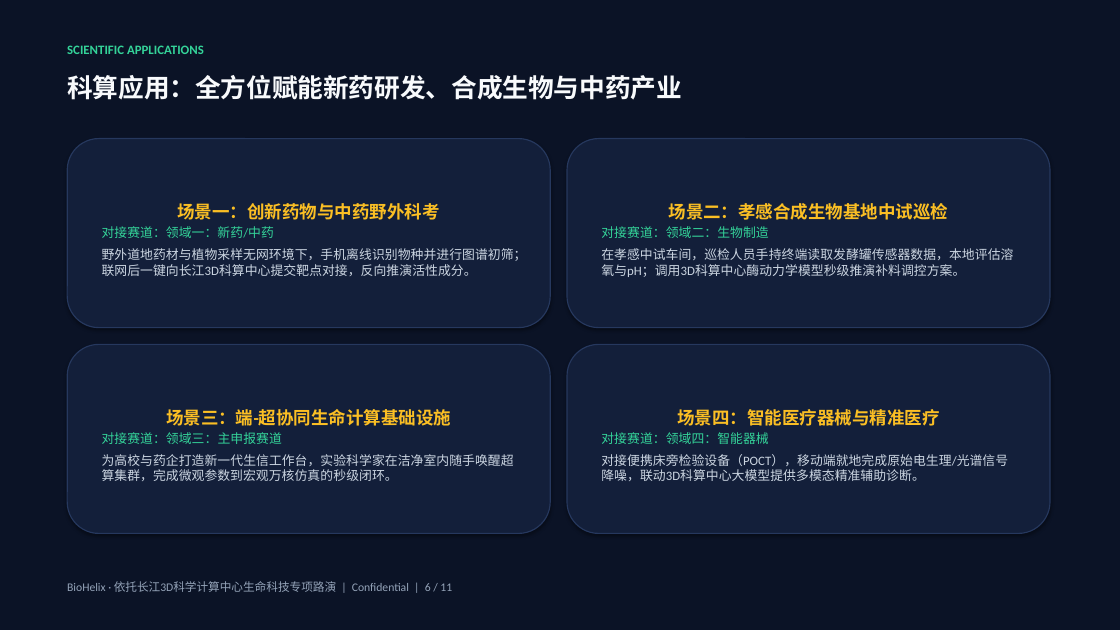
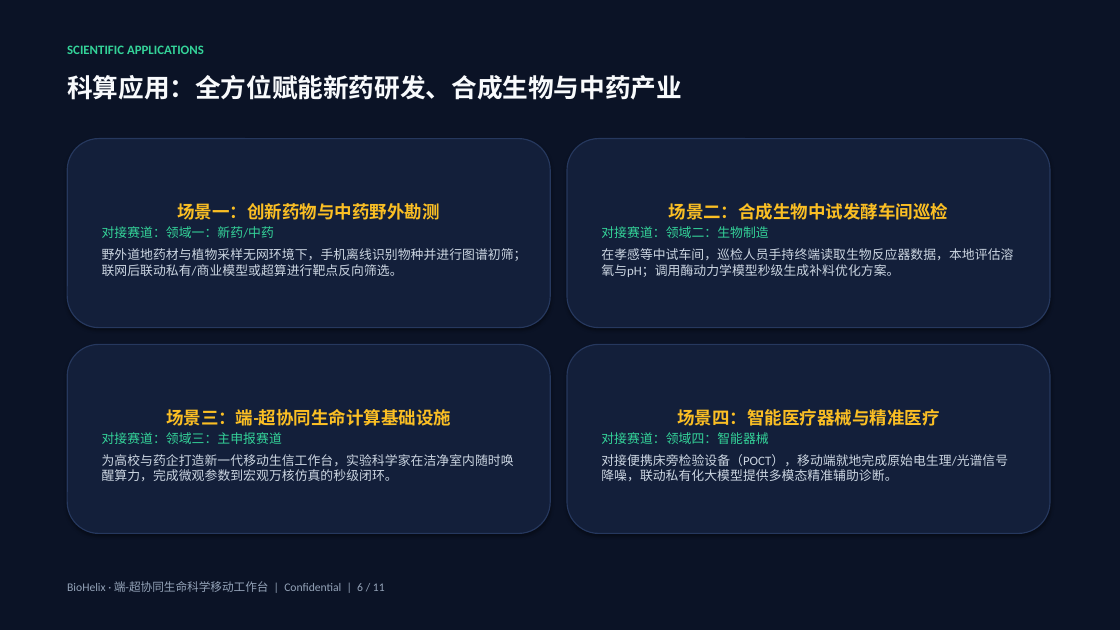
Before and after one commit to dollarser/helix-agent, a slide deck: slide 6 of docs/product/BioHelix_商业计划书_路演版.pptx. Drawn at 1120x630 pixels with LibreOffice and Linux fonts; fonts in the diff are those of the drawing. Boxes give left, top, right and bottom in pixels: in the first picture for what was removed or moved away, otherwise in the second. Text is boxed around its words. In the diff, an @@ line names an element or a change of style, - is before the commit and + after.

```diff
--- a/docs/product/BioHelix_商业计划书_路演版.pptx
+++ b/docs/product/BioHelix_商业计划书_路演版.pptx
@@ text in rounded rectangle at <box>177,203,439,220</box>: text changed @@
-场景一：创新药物与中药野外科考
+场景一：创新药物与中药野外勘测
@@ text in rounded rectangle at <box>669,203,949,220</box>: text changed @@
-场景二：孝感合成生物基地中试巡检
+场景二：合成生物中试发酵车间巡检
@@ text in rounded rectangle at <box>102,248,527,276</box>: text changed @@
-野外道地药材与植物采样无网环境下，手机离线识别物种并进行图谱初筛；联网后一键向长江3D科算中心提交靶点对接，反向推演活性成分。
+野外道地药材与植物采样无网环境下，手机离线识别物种并进行图谱初筛；联网后联动私有/商业模型或超算进行靶点反向筛选。
@@ text in rounded rectangle at <box>601,248,1013,277</box>: text changed @@
-在孝感中试车间，巡检人员手持终端读取发酵罐传感器数据，本地评估溶氧与pH；调用3D科算中心酶动力学模型秒级推演补料调控方案。
+在孝感等中试车间，巡检人员手持终端读取生物反应器数据，本地评估溶氧与pH；调用酶动力学模型秒级生成补料优化方案。
@@ text in rounded rectangle at <box>102,454,514,481</box>: text changed @@
-为高校与药企打造新一代生信工作台，实验科学家在洁净室内随手唤醒超算集群，完成微观参数到宏观万核仿真的秒级闭环。
+为高校与药企打造新一代移动生信工作台，实验科学家在洁净室内随时唤醒算力，完成微观参数到宏观万核仿真的秒级闭环。
@@ text in rounded rectangle at <box>601,454,1008,481</box>: text changed @@
-对接便携床旁检验设备（POCT），移动端就地完成原始电生理/光谱信号降噪，联动3D科算中心大模型提供多模态精准辅助诊断。
+对接便携床旁检验设备（POCT），移动端就地完成原始电生理/光谱信号降噪，联动私有化大模型提供多模态精准辅助诊断。
@@ text at <box>67,581,385,592</box>: text changed @@
-BioHelix · 依托长江3D科学计算中心生命科技专项路演 | Confidential | 6 / 11
+BioHelix · 端-超协同生命科学移动工作台 | Confidential | 6 / 11
```
Also in this commit, not shown: 10 other slides changed, 2 other files.
